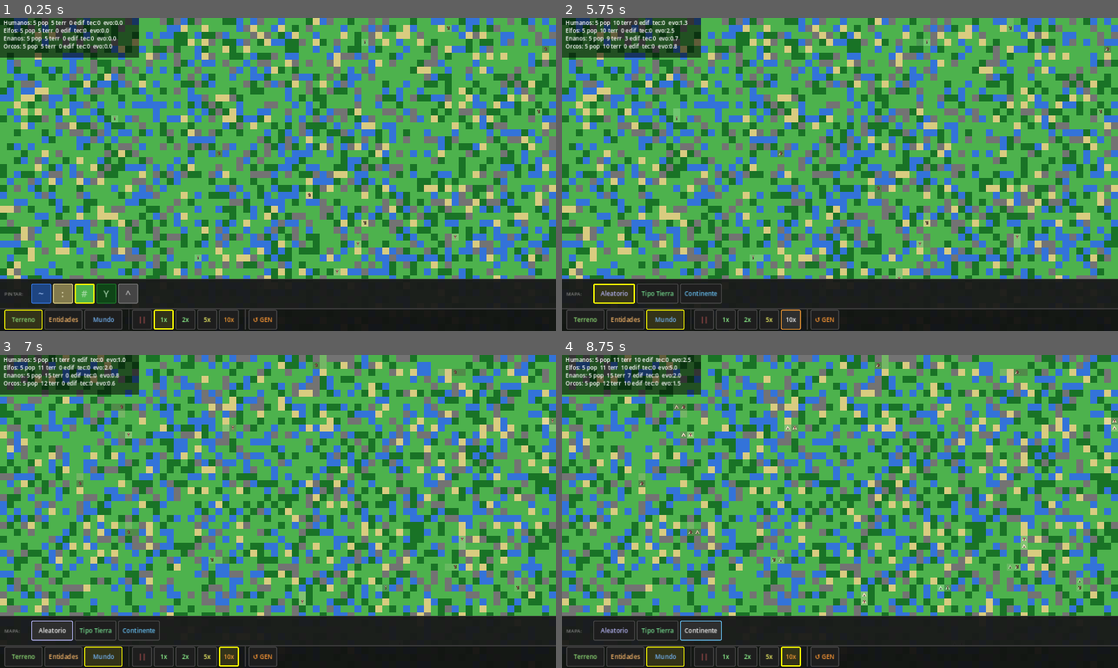
Above: before the commit, frames 1-4 (two rows, left to right).
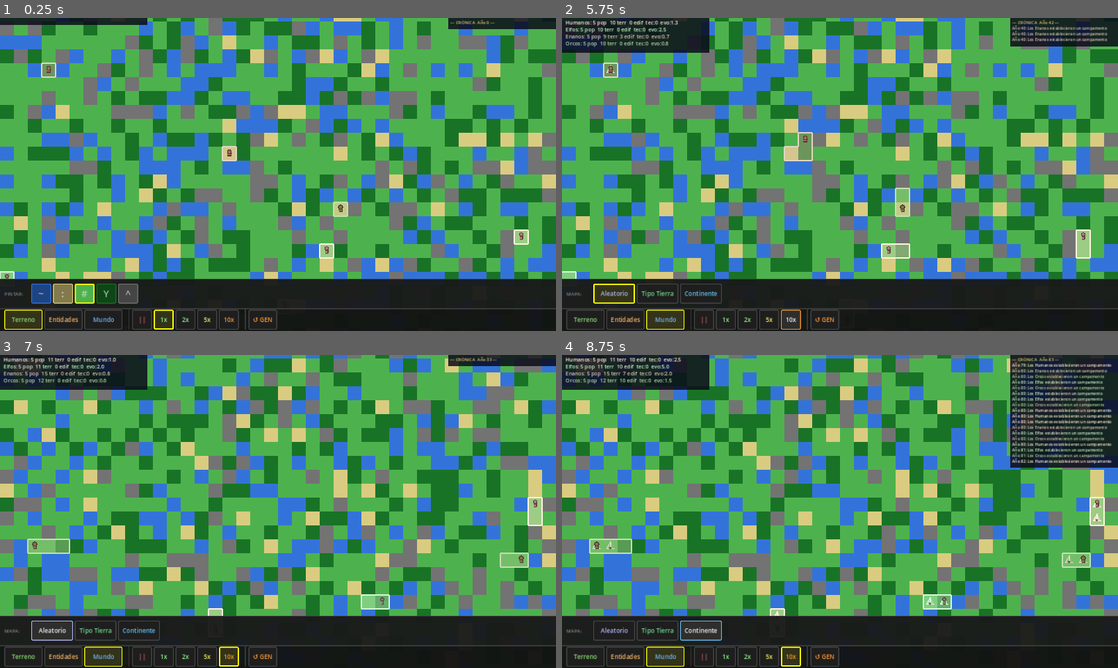
Above: after the commit, the same moments.

Repository: scastorina/civilizatio
Game: Godot game, scene res://scenes/Main.tscn
Two runs of this game, one before a commit and one after it. Both use one fixed random seed, a clock stepped at 60 frames per second and the inputs below.
Inputs:
- Up to frame 1 (0.25 s): no input
- Up to frame 2 (5.75 s): click "Entidades" at 0.5 s; click "Mundo" at 1.25 s; click "||" at 2 s; click "1x" at 2.75 s; click "2x" at 3.5 s; click "5x" at 4.25 s; click "10x" at 5 s
- Up to frame 3 (7 s): click "↺ GEN" at 5.75 s; click "Aleatorio" at 6.5 s
- Up to frame 4 (8.75 s): click "Tipo Tierra" at 7.25 s; click "Continente" at 8 s

The runs differ from the first frame. In frame 1, 59% of the frame differs, in the area x 0-100%, y 0-84%; in frame 2, 60%; in frame 3, 59%; in frame 4, 61%.

Commit message:
Add Camera2D zoom/pan and move HUD to CanvasLayer
- Mouse wheel: zoom in/out (0.5x–8x), starts at 2x
- Right-click drag: pan the map, clamped to world bounds
- Stats/chronicle/heroes panels moved to GameHUD (CanvasLayer layer 5)
  so they stay fixed on screen regardless of camera zoom/pan
- Territory tint increased from 30% to 45% for visibility
- _mouse_to_cell() now accounts for camera transform

Co-Authored-By: Claude Sonnet 4.6 <noreply@anthropic.com>

Diff:
--- /dev/null
+++ b/scripts/GameHUD.gd
@@ -0,0 +1,68 @@
+extends Node2D
+class_name GameHUD
+
+var stats_lines: Array[String] = []
+var stats_colors: Array[Color] = []
+var chronicle: Array[String] = []
+var chronicle_colors: Array[Color] = []
+var hero_lines: Array[String] = []
+var hero_colors: Array[Color] = []
+var world_year := 0
+
+func refresh(
+		p_stats: Array[String], p_stats_c: Array[Color],
+		p_chron: Array[String], p_chron_c: Array[Color],
+		p_heroes: Array[String], p_hero_c: Array[Color],
+		p_year: int) -> void:
+	stats_lines  = p_stats;   stats_colors   = p_stats_c
+	chronicle    = p_chron;   chronicle_colors = p_chron_c
+	hero_lines   = p_heroes;  hero_colors    = p_hero_c
+	world_year   = p_year
+	queue_redraw()
+
+func _draw() -> void:
+	var font := ThemeDB.fallback_font
+	var vp   := get_viewport_rect().size
+
+	# ── Stats panel (top-left) ──────────────────────────────────────
+	var sw := 340.0
+	var sh := 10.0 + stats_lines.size() * 16.0 + 6.0
+	draw_rect(Rect2(0, 0, sw, sh), Color(0.04, 0.04, 0.10, 0.84))
+	var sy := 15.0
+	for i in stats_lines.size():
+		var c := stats_colors[i] if i < stats_colors.size() else Color(0.85, 0.85, 0.85)
+		draw_string(font, Vector2(8, sy), stats_lines[i],
+				HORIZONTAL_ALIGNMENT_LEFT, -1, 12, c)
+		sy += 16.0
+
+	# ── Chronicle panel (top-right) ─────────────────────────────────
+	var cp_w  := 240.0
+	var cx0   := vp.x - cp_w - 4.0
+	var vis   := mini(chronicle.size(), 18)
+	var cp_h  := 22.0 + vis * 13.0 + 4.0
+	draw_rect(Rect2(cx0 - 4, 0, cp_w + 8, cp_h), Color(0.04, 0.04, 0.10, 0.84))
+	draw_string(font, Vector2(cx0, 14),
+			"— CRÓNICA  Año %d —" % world_year,
+			HORIZONTAL_ALIGNMENT_LEFT, -1, 10, Color(0.88, 0.80, 0.40))
+	var start_i := maxi(0, chronicle.size() - 18)
+	var cry     := 27.0
+	for i in range(start_i, chronicle.size()):
+		var ec: Color = chronicle_colors[i] if i < chronicle_colors.size() else Color(0.8, 0.8, 0.8)
+		draw_string(font, Vector2(cx0, cry), chronicle[i],
+				HORIZONTAL_ALIGNMENT_LEFT, int(cp_w), 9, ec.lightened(0.2))
+		cry += 13.0
+
+	# ── Heroes panel (below chronicle) ─────────────────────────────
+	if hero_lines.is_empty():
+		return
+	var hy  := cp_h + 4.0
+	var hp_h := 18.0 + hero_lines.size() * 13.0 + 4.0
+	draw_rect(Rect2(cx0 - 4, hy, cp_w + 8, hp_h), Color(0.08, 0.06, 0.02, 0.86))
+	draw_string(font, Vector2(cx0, hy + 13), "— HÉROES VIVOS —",
+			HORIZONTAL_ALIGNMENT_LEFT, -1, 10, Color(1.0, 0.85, 0.20))
+	var hcy := hy + 26.0
+	for i in hero_lines.size():
+		var hc := hero_colors[i] if i < hero_colors.size() else Color(1.0, 0.85, 0.20)
+		draw_string(font, Vector2(cx0, hcy), hero_lines[i],
+				HORIZONTAL_ALIGNMENT_LEFT, int(cp_w), 9, hc.lightened(0.3))
+		hcy += 13.0
--- a/scripts/Main.gd
+++ b/scripts/Main.gd
@@ -38,8 +38,13 @@
 var current_map_idx := 0
 var mouse_painting := false
 var last_painted_cell := Vector2i(-1, -1)
+var _panning := false
+var _pan_origin := Vector2.ZERO
+var _cam_origin := Vector2.ZERO
 
 var ui: GameUI
+var hud: GameHUD
+var camera: Camera2D
 
 func _ready() -> void:
 	rng.randomize()
@@ -50,6 +55,17 @@
 		_species_defense[n] = sp["defense"] as float
 		_species_tech[n]    = 0
 		_species_research[n] = 0.0
+	camera = Camera2D.new()
+	camera.zoom = Vector2(2.0, 2.0)
+	camera.position = Vector2(WORLD_WIDTH * TILE_SIZE * 0.5, WORLD_HEIGHT * TILE_SIZE * 0.5)
+	add_child(camera)
+
+	var hud_layer := CanvasLayer.new()
+	hud_layer.layer = 5
+	add_child(hud_layer)
+	hud = GameHUD.new()
+	hud_layer.add_child(hud)
+
 	ui = GameUI.new()
 	add_child(ui)
 	ui.setup_species(SPECIES_LIBRARY)
@@ -75,6 +91,7 @@
 		ticked = true
 	if ticked:
 		queue_redraw()
+		_refresh_hud()
 
 func _unhandled_input(event: InputEvent) -> void:
 	if event is InputEventKey and event.pressed and not event.echo:
@@ -82,16 +99,40 @@
 			_regenerate_world()
 			return
 
-	if event is InputEventMouseButton and event.button_index == MOUSE_BUTTON_LEFT:
-		mouse_painting = event.pressed
-		if event.pressed:
-			last_painted_cell = Vector2i(-1, -1)
+	if event is InputEventMouseButton:
+		if event.button_index == MOUSE_BUTTON_WHEEL_UP:
+			camera.zoom = (camera.zoom * 1.15).clamp(Vector2(0.5, 0.5), Vector2(8.0, 8.0))
+			_clamp_camera()
+			return
+		if event.button_index == MOUSE_BUTTON_WHEEL_DOWN:
+			camera.zoom = (camera.zoom / 1.15).clamp(Vector2(0.5, 0.5), Vector2(8.0, 8.0))
+			_clamp_camera()
+			return
+		if event.button_index == MOUSE_BUTTON_RIGHT:
+			_panning = event.pressed
+			if event.pressed:
+				_pan_origin = event.position
+				_cam_origin = camera.position
+			return
+		if event.button_index == MOUSE_BUTTON_LEFT:
+			mouse_painting = event.pressed
+			if event.pressed:
+				last_painted_cell = Vector2i(-1, -1)
+				_apply_tool_at(event.position)
+			else:
+				last_painted_cell = Vector2i(-1, -1)
+
+	if event is InputEventMouseMotion:
+		if _panning:
+			camera.position = _cam_origin - (event.position - _pan_origin) / camera.zoom.x
+			_clamp_camera()
+		elif mouse_painting:
 			_apply_tool_at(event.position)
-		else:
-			last_painted_cell = Vector2i(-1, -1)
-
-	if event is InputEventMouseMotion and mouse_painting:
-		_apply_tool_at(event.position)
+
+func _clamp_camera() -> void:
+	var half := get_viewport_rect().size * 0.5 / camera.zoom.x
+	camera.position.x = clampf(camera.position.x, half.x, WORLD_WIDTH  * TILE_SIZE - half.x)
+	camera.position.y = clampf(camera.position.y, half.y, WORLD_HEIGHT * TILE_SIZE - half.y)
 
 func _apply_tool_at(pos: Vector2) -> void:
 	var cell := _mouse_to_cell(pos)
@@ -309,7 +350,7 @@
 			var owner := world_grid.get_owner(cell)
 			if owner != "":
 				var sc: Color = _species_colors.get(owner, Color.WHITE)
-				c = c.lerp(sc, 0.30)
+				c = c.lerp(sc, 0.45)
 			draw_rect(Rect2(x * TILE_SIZE, y * TILE_SIZE, TILE_SIZE, TILE_SIZE), c)
 
 	# Structures
@@ -358,47 +399,6 @@
 		draw_string(ThemeDB.fallback_font, Vector2(cpos.x - tw * 0.5 + 3.0, cpos.y + 2.5),
 			name, HORIZONTAL_ALIGNMENT_LEFT, -1, 9, tc)
 
-	# Species stats overlay (top-left)
-	var stats := _species_stats()
-	var overlay_h := 20.0 + stats.size() * 18.0
-	draw_rect(Rect2(0, 0, 320, overlay_h), Color(0.0, 0.0, 0.0, 0.55))
-	var oy := 16.0
-	for line in stats:
-		draw_string(ThemeDB.fallback_font, Vector2(8, oy), line, HORIZONTAL_ALIGNMENT_LEFT, -1, 13)
-		oy += 18.0
-
-	# Chronicle panel (top-right)
-	var cx0 := float(WORLD_WIDTH * TILE_SIZE) - 225.0
-	var visible_events := mini(_chronicle.size(), 18)
-	var ch := 22.0 + visible_events * 14.0 + 20.0
-	draw_rect(Rect2(cx0 - 4, 0, 229, ch), Color(0.04, 0.04, 0.08, 0.80))
-	draw_string(ThemeDB.fallback_font, Vector2(cx0, 14), "— CRÓNICA  Año %d —" % world_year,
-		HORIZONTAL_ALIGNMENT_LEFT, -1, 11, Color(0.85, 0.78, 0.45))
-	var start_idx := maxi(0, _chronicle.size() - 18)
-	var cy := 28.0
-	for i in range(start_idx, _chronicle.size()):
-		var ec: Color = _chronicle_colors[i]
-		draw_string(ThemeDB.fallback_font, Vector2(cx0, cy), _chronicle[i],
-			HORIZONTAL_ALIGNMENT_LEFT, 220, 10, ec.lightened(0.2))
-		cy += 14.0
-
-	# Heroes panel (below chronicle)
-	var heroes: Array[Human] = []
-	for h in humans:
-		if h.is_hero:
-			heroes.append(h)
-	if not heroes.is_empty():
-		var hy := ch + 4.0
-		draw_rect(Rect2(cx0 - 4, hy, 229, 18.0 + heroes.size() * 14.0), Color(0.08, 0.06, 0.02, 0.82))
-		draw_string(ThemeDB.fallback_font, Vector2(cx0, hy + 13.0), "— HÉROES VIVOS —",
-			HORIZONTAL_ALIGNMENT_LEFT, -1, 10, Color(1.0, 0.85, 0.20))
-		var hcy := hy + 26.0
-		for hero in heroes:
-			var hc: Color = _species_colors.get(hero.species_name, Color.WHITE) as Color
-			draw_string(ThemeDB.fallback_font, Vector2(cx0, hcy),
-				"★ %s (%s) — %d batallas" % [hero.hero_name, hero.species_name, hero.battles_won],
-				HORIZONTAL_ALIGNMENT_LEFT, 220, 10, hc.lightened(0.3))
-			hcy += 14.0
 
 func _species_stats() -> Array[String]:
 	var result: Array[String] = []
@@ -539,8 +539,29 @@
 		Vector2(cx, cy - 11.5), Vector2(cx + 4.0, cy - 9.8), Vector2(cx, cy - 8.2)
 	]), sc.lightened(0.3))
 
-func _mouse_to_cell(pos: Vector2) -> Vector2i:
-	return Vector2i(int(floor(pos.x / TILE_SIZE)), int(floor(pos.y / TILE_SIZE)))
+func _mouse_to_cell(screen_pos: Vector2) -> Vector2i:
+	var vp_center := get_viewport_rect().size * 0.5
+	var world_pos := camera.position + (screen_pos - vp_center) / camera.zoom.x
+	return Vector2i(int(floor(world_pos.x / TILE_SIZE)), int(floor(world_pos.y / TILE_SIZE)))
+
+func _refresh_hud() -> void:
+	var stats_lines: Array[String] = []
+	var stats_colors: Array[Color] = []
+	var raw := _species_stats()
+	for sp: Dictionary in SPECIES_LIBRARY:
+		var n := sp["name"] as String
+		for line in raw:
+			if (line as String).begins_with(n):
+				stats_lines.append(line)
+				stats_colors.append((_species_colors.get(n, Color.WHITE) as Color).lightened(0.2))
+				break
+	var hero_lines: Array[String] = []
+	var hero_colors: Array[Color] = []
+	for h in humans:
+		if h.is_hero:
+			hero_lines.append("★ %s (%s) — %d batallas" % [h.hero_name, h.species_name, h.battles_won])
+			hero_colors.append((_species_colors.get(h.species_name, Color.WHITE) as Color))
+	hud.refresh(stats_lines, stats_colors, _chronicle, _chronicle_colors, hero_lines, hero_colors, world_year)
 
 func _has_human_in_cell(cell: Vector2i) -> bool:
 	for human in humans:
